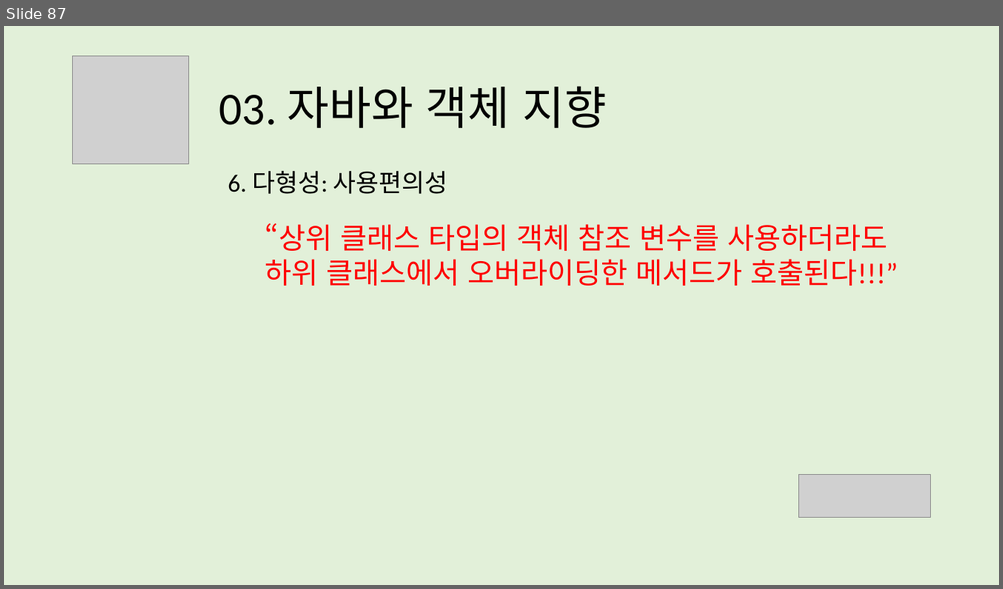
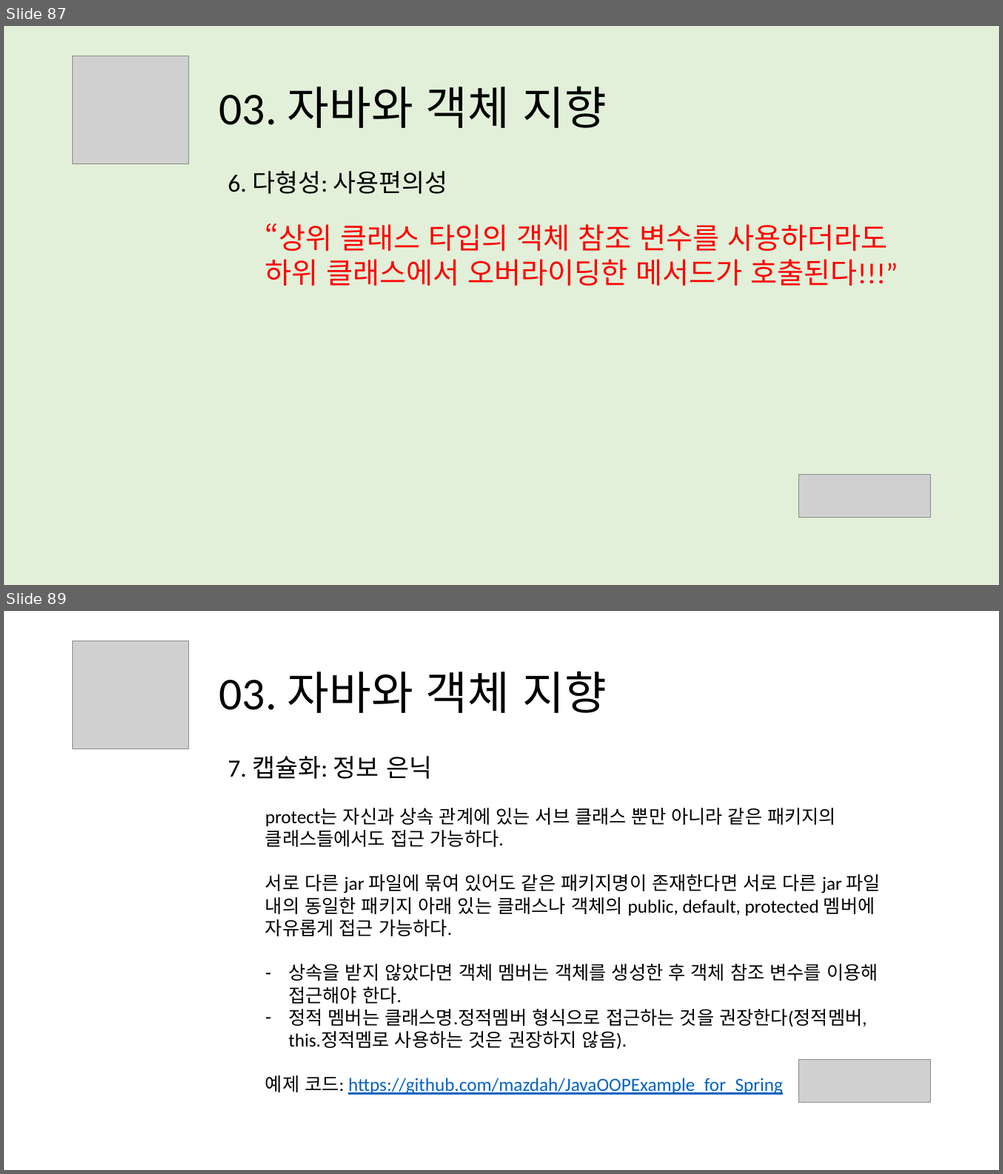
Before and after one commit to mazdah/HTTPTest, a slide deck: docs/스프링 입문을 위한 객체 지향의 원리와 이해 .pptx. Shown one above the other, each under a label of ours: slide 87 before the commit, slides 87 and 89 after it; the slides between them are not shown. The pictures are 1003x589 and 1003x1174 pixels, drawn with LibreOffice and Linux fonts; fonts in the diff are those of the drawing; grey boxes stand for pictures. Boxes give left, top, right and bottom in pixels: in the first picture for what was removed or moved away, otherwise in the second. Text is boxed around its words. In the diff, an @@ line names an element or a change of style, - is before the commit and + after.

```diff
--- a/docs/스프링 입문을 위한 객체 지향의 원리와 이해 .pptx
+++ b/docs/스프링 입문을 위한 객체 지향의 원리와 이해 .pptx
@@ slide 89 added at (x1=4, y1=611, x2=999, y2=1170), background #FFFFFF @@
@@ picture added at (x1=73, y1=641, x2=189, y2=749) @@
@@ title added at (x1=219, y1=671, x2=606, y2=713), 44 pt, text #000000 @@
+03. 자바와 객체 지향
@@ text added at (x1=227, y1=756, x2=880, y2=1095), 18 pt, text #000000 @@
+7. 캡슐화: 정보 은닉
+  protect는 자신과 상속 관계에 있는 서브 클래스 뿐만 아니라 같은 패키지의 클래스들에서도 접근 가능하다.
+  서로 다른 jar 파일에 묶여 있어도 같은 패키지명이 존재한다면 서로 다른 jar 파일 내의 동일한 패키지 아래 있는 클래스나 객체의 public, default, protected 멤버에 자유롭게 접근 가능하다.
+  – 상속을 받지 않았다면 객체 멤버는 객체를 생성한 후 객체 참조 변수를 이용해 접근해야 한다.
+  – 정적 멤버는 클래스명.정적멤버 형식으로 접근하는 것을 권장한다(정적멤버, this.정적멤로 사용하는 것은 권장하지 않음).
+  예제 코드: https://github.com/mazdah/JavaOOPExample_for_Spring
@@ picture added at (x1=799, y1=1060, x2=930, y2=1103) @@
```
Also in this commit, not shown: 2 slides changed, 3 other slides added.
